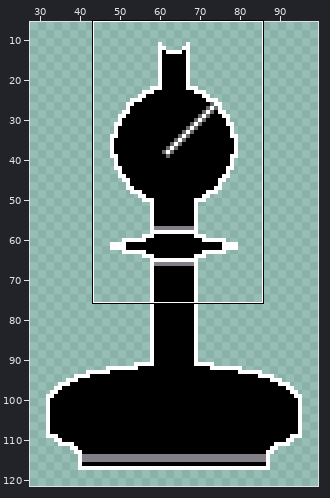
Two versions of one pixel-art file, aseprite/Black_Bishop.aseprite. Above: a wide view before the commit, with the close-up outlined.
Close-up. Before the commit:
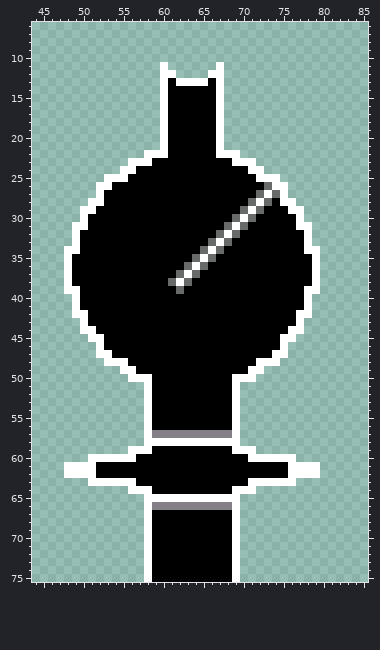
128x128 pixels, 1 frame. Shown: x 44..85, y 6..75. The wide view leaves out empty margins. The commit also changed other parts of the picture, which this record leaves out.
Once edited:
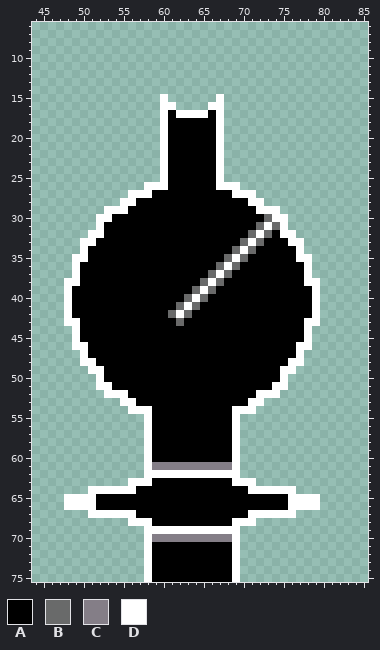
Palette (. is transparent): A #000000  B #696a6a  C #847e87  D #ffffff
The edit:
y 11: x 60 D -> .; x 67 D -> .
y 12: x 60..61 DD -> ..; x 66..67 DD -> ..
y 13: x 60..67 DADDDDAD -> ........
y 14: x 60..67 DAAAAAAD -> ........
y 15: x 61..66 AAAAAA -> ......
y 16: x 61..66 AAAAAA -> D....D
y 17: x 62..65 AAAA -> DDDD
y 22: x 58..59 DD -> ..; x 68..69 DD -> ..
y 23: x 56..60 DDDAA -> ....D; x 67..71 AADDD -> D....
y 24: x 55..60 DDAAAA -> .....D; x 67..72 AAAADD -> D.....
y 25: x 53..60 DDDAAAAA -> .......D; x 67..74 AAAAADDD -> D.......
y 26: x 52..60 DDAAAAAAA -> ......DDD; x 67..75 AAAAAABDD -> DDD......
y 27: x 52..58 DAAAAAA -> ....DDD; x 69..75 AAABDBD -> DDD....
y 28: x 51..56 DDAAAA -> ....DD; x 71 B -> D; x 73..76 BADD -> ....
y 29: x 50..55 DDAAAA -> ...DDD; x 70..77 BDBAAADD -> AADDD...
y 30: x 50..53 DAAA -> ..DD; x 69..71 BDB -> AAA; x 73..77 AAAAD -> BDD..
y 31: x 49..52 DDAA -> ...D; x 68..70 BDB -> AAA; x 72..78 AAAAADD -> BDBD...
y 32: x 49..52 DAAA -> ..DD; x 67..69 BDB -> AAA; x 71..73 AAA -> BDB; x 75..78 AAAD -> DD..
y 33: x 49..51 DAA -> .DD; x 66..68 BDB -> AAA; x 70..72 AAA -> BDB; x 76..78 AAD -> DD.
y 34: x 48..50 DDA -> ..D; x 65..67 BDB -> AAA; x 69..71 AAA -> BDB; x 77..79 ADD -> D..
y 35: x 48..50 DAA -> .DD; x 64..66 BDB -> AAA; x 68..70 AAA -> BDB; x 77..79 AAD -> DD.
y 36: x 48..49 DA -> .D; x 63..65 BDB -> AAA; x 67..69 AAA -> BDB; x 78..79 AD -> D.
y 37: x 48..49 DA -> .D; x 62..64 BDB -> AAA; x 66..68 AAA -> BDB; x 78..79 AD -> D.
y 38: x 49 A -> D; x 61..63 BDB -> AAA; x 65..67 AAA -> BDB; x 78 A -> D
y 39: x 49 D -> A; x 62 B -> A; x 64..66 AAA -> BDB; x 78 D -> A
y 40: x 48..49 .D -> DA; x 63..65 AAA -> BDB; x 78..79 D. -> AD
y 41: x 48..49 .D -> DA; x 62..64 AAA -> BDB; x 78..79 D. -> AD
y 42: x 48..50 .DD -> DAA; x 61..63 AAA -> BDB; x 77..79 DD. -> AAD
y 43: x 48..50 ..D -> DDA; x 62 A -> B; x 77..79 D.. -> ADD
y 44: x 49..51 .DD -> DAA; x 76..78 DD. -> AAD
y 45: x 49..52 ..DD -> DAAA; x 75..78 DD.. -> AAAD
y 46: x 49..52 ...D -> DDAA; x 75..78 D... -> AADD
y 47: x 50..53 ..DD -> DAAA; x 74..77 DD.. -> AAAD
y 48: x 50..55 ...DDD -> DDAAAA; x 72..77 DDD... -> AAAADD
y 49: x 51..56 ....DD -> DDAAAA; x 71..76 DD.... -> AAAADD
y 50: x 52..58 ....DDD -> DAAAAAA; x 69..75 DDD.... -> AAAAAAD
y 51: x 52..58 ......D -> DDAAAAA; x 69..75 D...... -> AAAAADD
y 52: x 53..58 .....D -> DDDAAA; x 69..74 D..... -> AAADDD
y 53: x 55..58 ...D -> DDAA; x 69..72 D... -> AADD
y 54: x 56..57 .. -> DD; x 70..71 .. -> DD
y 57: x 59..68 CCCCCCCCCC -> AAAAAAAAAA
y 58: x 59..68 DDDDDDDDDD -> AAAAAAAAAA
y 59: x 56..57 DD -> ..; x 70..71 DD -> ..
y 60: x 51..58 DDDDDDAA -> .......D; x 69..76 AADDDDDD -> D.......
y 61: x 48..79 DDDDAAAAAAAAAAAAAAAAAAAAAAAADDDD -> ..........DCCCCCCCCCCD..........
y 62: x 48..79 DDDDAAAAAAAAAAAAAAAAAAAAAAAADDDD -> ..........DDDDDDDDDDDD..........
y 63: x 51..55 DDDDD -> .....; x 57..58 AA -> DD; x 69..70 AA -> DD; x 72..76 DDDDD -> .....
y 64: x 51..55 ..... -> DDDDD; x 57..58 DD -> AA; x 69..70 DD -> AA; x 72..76 ..... -> DDDDD
y 65: x 48..79 ..........DDDDDDDDDDDD.......... -> DDDDAAAAAAAAAAAAAAAAAAAAAAAADDDD
y 66: x 48..79 ..........DCCCCCCCCCCD.......... -> DDDDAAAAAAAAAAAAAAAAAAAAAAAADDDD
y 67: x 51..58 .......D -> DDDDDDAA; x 69..76 D....... -> AADDDDDD
y 68: x 56..57 .. -> DD; x 70..71 .. -> DD
y 69: x 59..68 AAAAAAAAAA -> DDDDDDDDDD
y 70: x 59..68 AAAAAAAAAA -> CCCCCCCCCC
